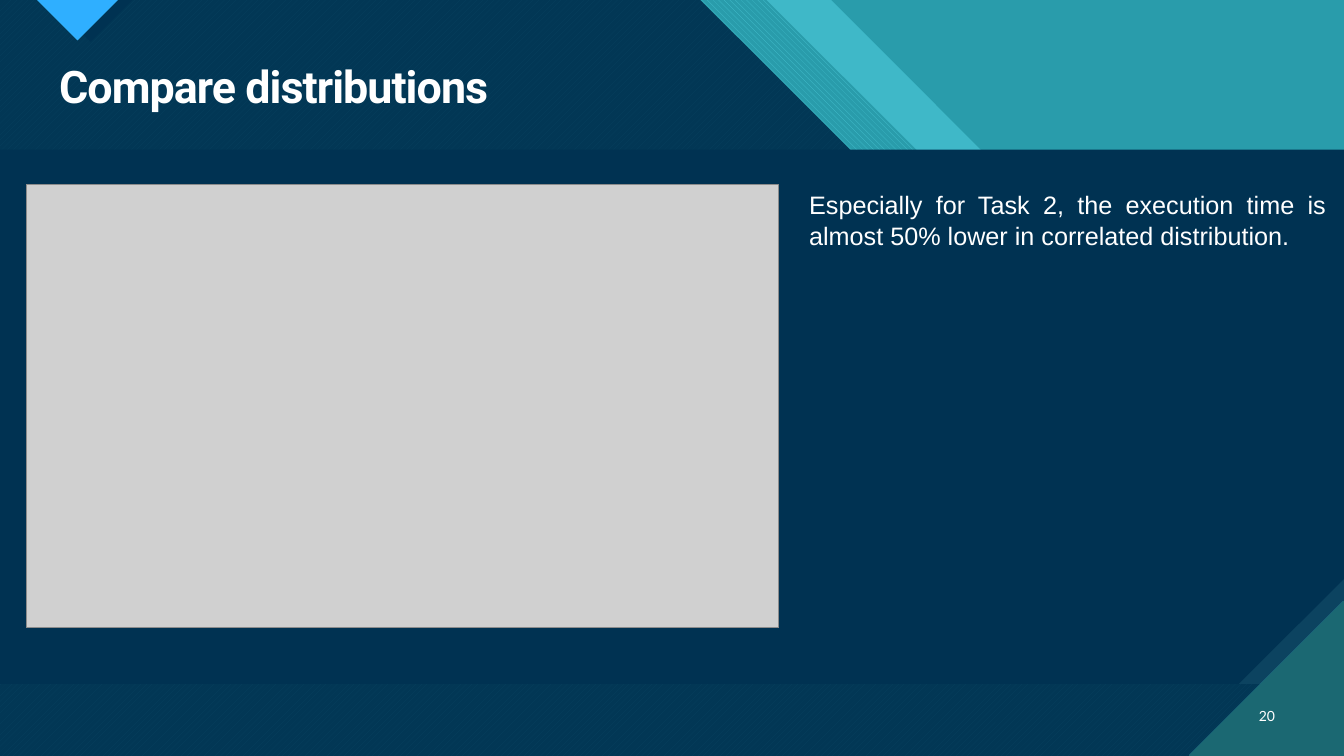
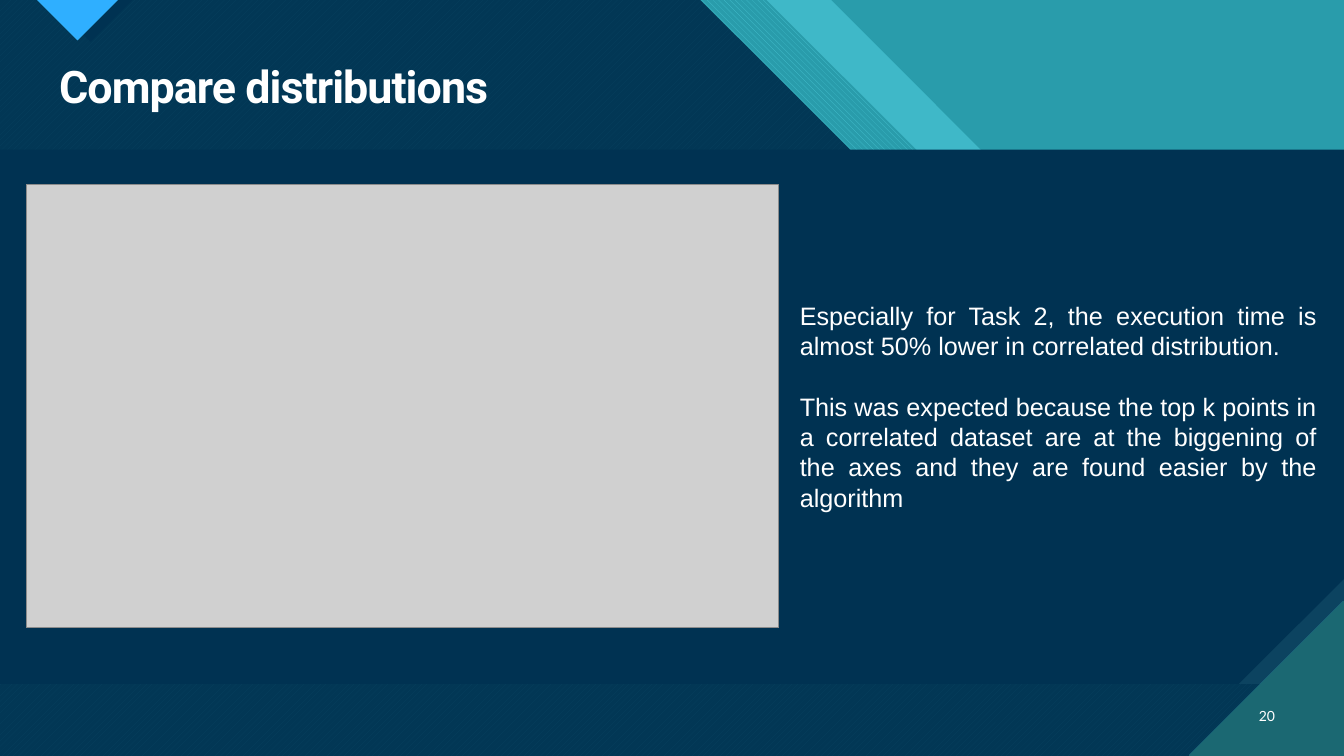
Before and after one commit to MnAppsNet/DominanceQueries, a slide deck: slide 20 of reports/report_presentation.pptx. Drawn at 1344x756 pixels with LibreOffice and Linux fonts; fonts in the diff are those of the drawing; grey boxes stand for pictures; background and template pictures are left out; a plain dark background stands for a picture behind light text. Boxes give left, top, right and bottom in pixels: in the first picture for what was removed or moved away, otherwise in the second. Text is boxed around its words. In the diff, an @@ line names an element or a change of style, - is before the commit and + after.

```diff
--- a/reports/report_presentation.pptx
+++ b/reports/report_presentation.pptx
@@ text "Especially for Task 2, the ...": place and size @@
-text "Especially for Task 2, the ..." at [809, 195, 1326, 246]
+text "Especially for Task 2, the ..." at [800, 306, 1317, 512]
@@ text at [800, 397, 1317, 512]: paragraph added @@
+This was expected because the top k points in a correlated dataset are at the biggening of the axes and they are found easier by the algorithm
```
Also in this commit, not shown: 4 other slides changed, 2 slides added, 2 slides removed, 4 other files.
